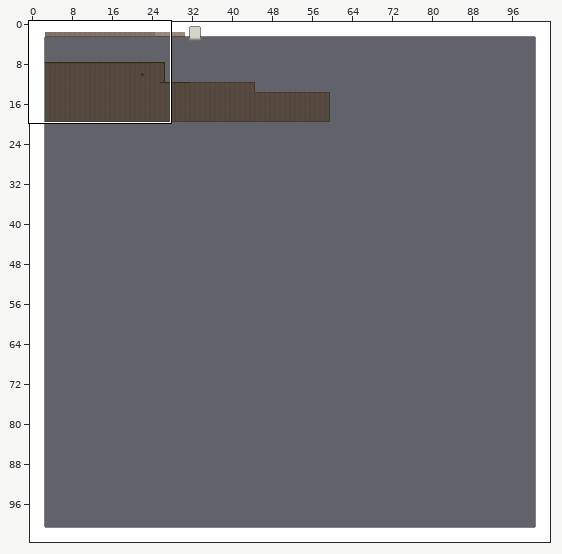
Level history. Tiled map: MagnetBoy/MagnetBoy/MagnetBoyContent/sewer.tmx. Above, an overview of the earlier version with the close-up marked.
Close-up. Before the edit:
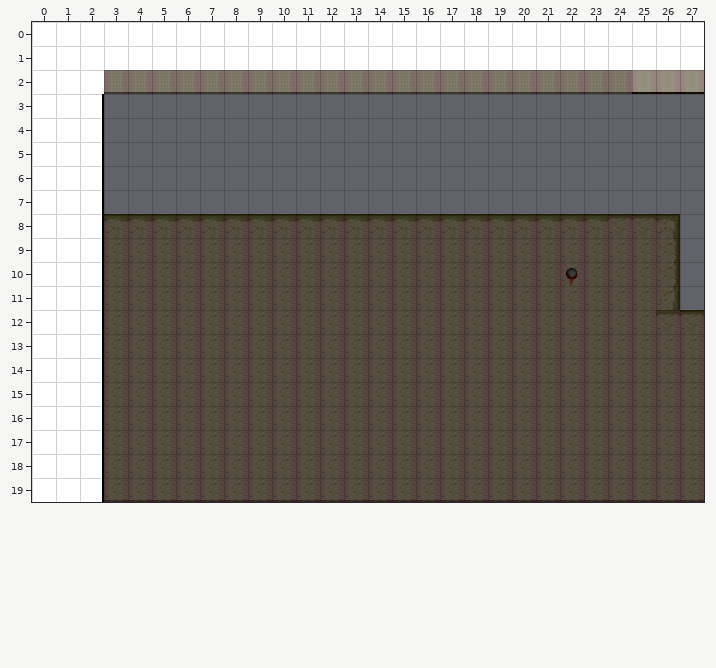
Cells are 32x32 px. Shown: x 0..27, y 0..19. The commit also changed other parts of the map, which this record leaves out. Tiles whose own drawing changed are shown in their newer look in all pictures.
New version:
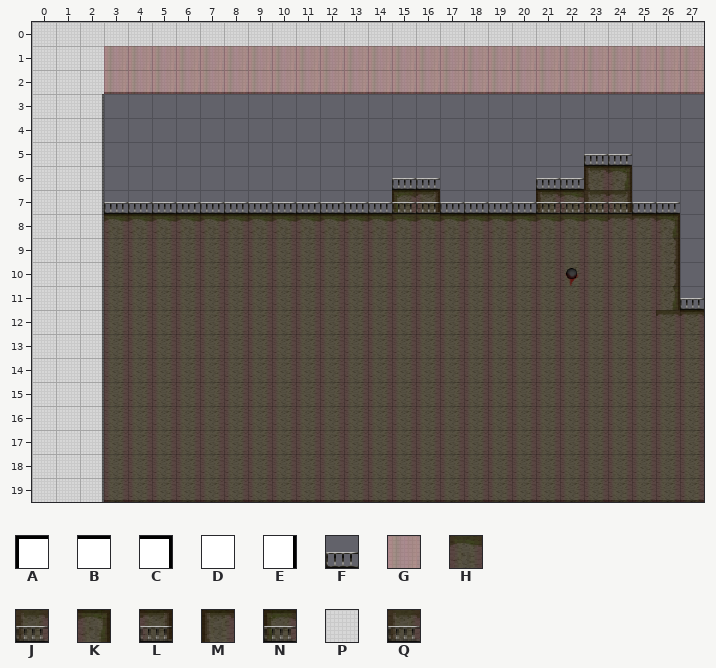
Key: from "genericBlock": A 0, B 1, C 2, D 9, E 10; from "sewerDecor": F 0; from "sewerPaint": G 7, H 8, J 10, K 13, L 14, M 20, N 21; from "sewerTexture": P 3, Q 4.
_ is an empty cell.
Tiles of an added or newly shown layer are drawn over the layers below it.
See-through tiles are keyed as they look on the map.
Change:
Layer "block":
There is now tile A in row 6 at x 23; in row 7 at x 15 and 21.
There is now tile B in row 7 at x 22.
There is now tile C in row 6 at x 24; in row 7 at x 16.
There is now tile D in row 7 at x 23.
There is now tile E in row 7 at x 24.
Layer "texture":
There is now tile P in rows 0 to 1 at x 0 to 27; in row 2 at x 0 to 2 and 25 to 27; in rows 3 to 19 at x 0 to 2.
There is now tile Q in row 6 at x 23 to 24; in row 7 at x 15 to 16 and 21 to 24.
Layer "paint":
The edit turns tile J into tile G in row 2 at x 3 to 27.
There is now tile G in row 1 at x 3 to 27.
There is now tile J in row 6 at x 23 to 24; in row 7 at x 15 to 16 and 21 to 24.
Layer "paint2":
There is now tile H in row 7 at x 22.
There is now tile K in row 6 at x 24.
There is now tile L in row 7 at x 16 and 24.
There is now tile M in row 6 at x 23; in row 7 at x 21 and 23.
There is now tile N in row 7 at x 15.
Layer "decor" (added):
There is now tile F in row 5 at x 23 to 24; in row 6 at x 15 to 16 and 21 to 22; in row 7 at x 3 to 26; in row 11 at x 27.
Changed places in both close-ups, as pixel boxes (x1, y1, x2, y2):
changed: (32, 22, 704, 502)
